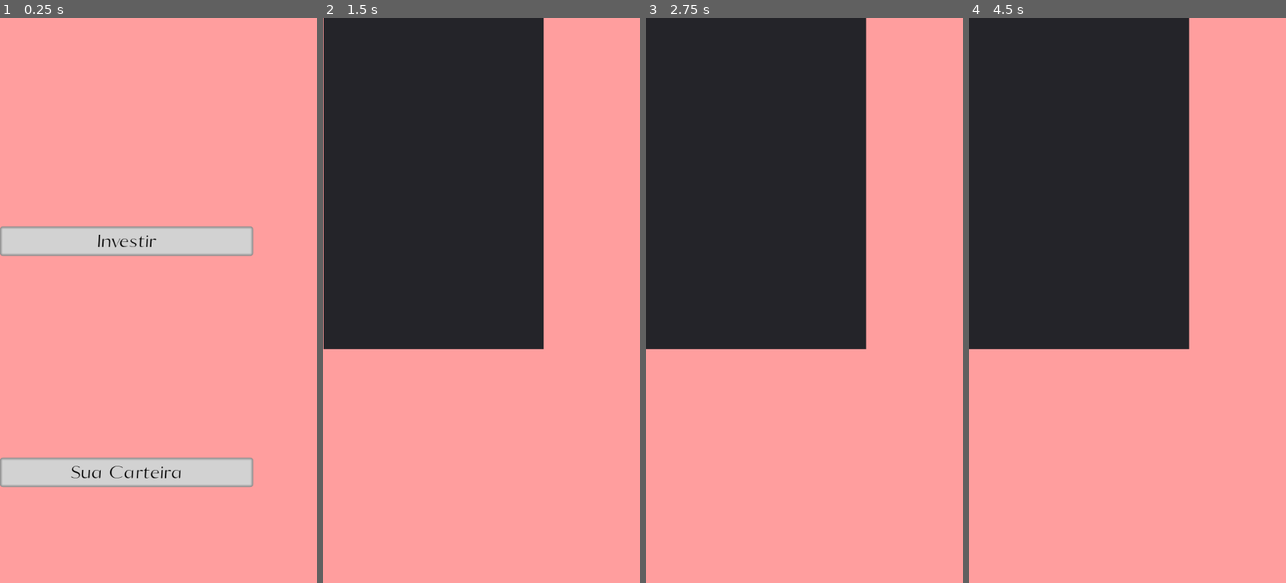
Above: before the commit, frames 1-4 (left to right).
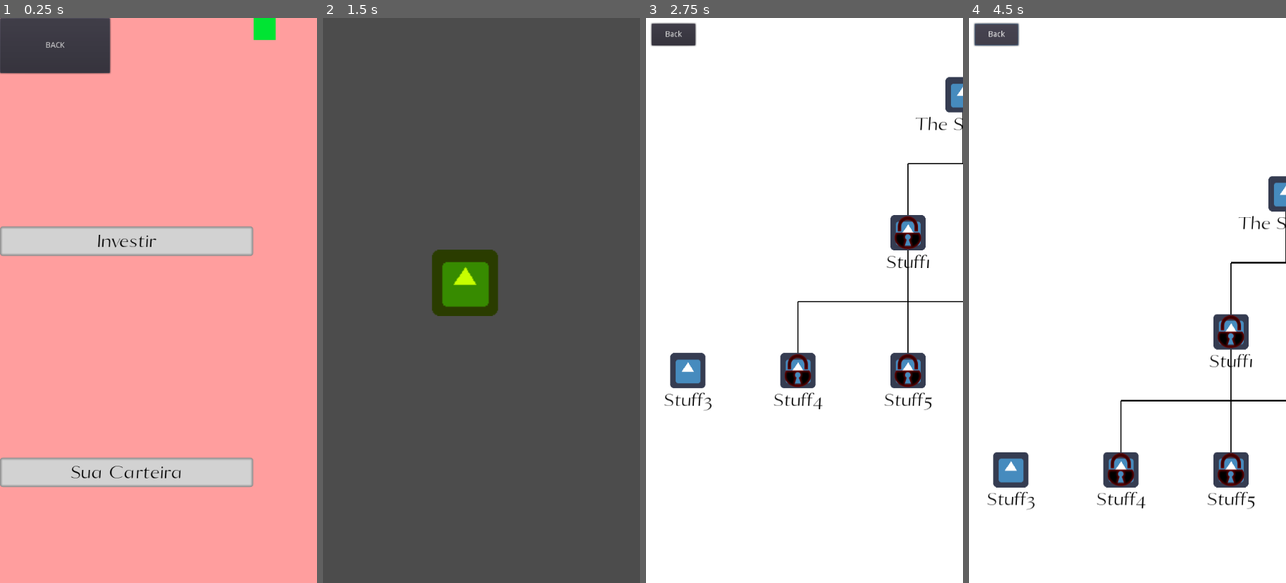
Above: after the commit, the same moments.

Repository: AndreMoukarzel/Grana-Preta
Game: Godot game, scene res://broker/Broker.tscn
The game is run twice, just before and just after one commit, with the same random seed, the same clock (stepped at 60 frames per second) and the same inputs. This scene is started directly instead of the project's main scene. The engine's default icon, where the game draws it, is replaced by a stand-in: a white triangle on a blue panel in a dark square.
Inputs (mouse positions are in pixels of both pictures, inside the frame that each line leads up to):
- Up to frame 1 (0.25 s): no input
- Up to frame 2 (1.5 s): click "Investir" at 0.5 s; click (376, 46) at 1.25 s, where only the run after the commit has a clickable "BACK"
- Up to frame 3 (2.75 s): click (788, 260) at 2.02 s
- Up to frame 4 (4.5 s): click (1010, 368) at 2.75 s, where only the run after the commit has a clickable "Stuff3"; tap Enter at 3.5 s; move the mouse to (1197, 272) at 3.52 s; click (1197, 272) at 3.67 s; click (997, 34) at 4.25 s, where only the run after the commit has a clickable "Back"

The runs differ from the first frame. In frame 1, 3.8% of the frame differs, in the area x 0-88%, y 0-10%; in frame 2, 100%; in frame 3, 100%; in frame 4, 100%, in the area x 0-100%, y 0-100%.

Commit message:
Refine adaptations to screen size

Diff:
--- a/SwipeHandler.gd
+++ b/SwipeHandler.gd
@@ -13,6 +13,13 @@
 	max_cam_pos.y = LocalCamera.limit_bottom - window_size_by_2.y
 	min_cam_pos = window_size_by_2
 
+
+func update_cam_minmax():
+	var window_size_by_2 = OS.get_real_window_size()/2
+	max_cam_pos.x = LocalCamera.limit_right - window_size_by_2.x
+	max_cam_pos.y = LocalCamera.limit_bottom - window_size_by_2.y
+	min_cam_pos.x = LocalCamera.limit_left + window_size_by_2.x
+	min_cam_pos.y = LocalCamera.limit_top + window_size_by_2.y
 
 func _input(event):
 	if event.is_pressed() and (event is InputEventScreenTouch or event is InputEventMouseButton):
--- a/broker/Broker.gd
+++ b/broker/Broker.gd
@@ -1,26 +1,34 @@
 extends Control
 
-const SCREEN_SIZE = Vector2(576, 1024)
 const TWN_TIME = 1
 
+onready var SCREEN_SIZE = OS.get_window_size()
 
 func _ready():
-	$Background/Panel.rect_size = SCREEN_SIZE
+	$Background/Panel.rect_size = OS.get_screen_size()
 	$Menu.rect_size = self.rect_size * 0.8
 	$Menu.rect_position.y = self.rect_size.y * 0.2
 	$Turtle.rect_position.x = self.rect_size.x * 0.8
+	$InvestmentMenu.rect_position.x = 1.5 * SCREEN_SIZE.x
+	$PortfolioMenu.rect_position.x = -1.5 * SCREEN_SIZE.x
 
 
 func tween_menus(middle_position):
 	$Tween.interpolate_property($Menu, "rect_position:x", null, middle_position, TWN_TIME, Tween.TRANS_CUBIC, Tween.EASE_IN_OUT)
-	$Tween.interpolate_property($InvestmentMenu, "rect_position:x", null, middle_position + SCREEN_SIZE.x, TWN_TIME, Tween.TRANS_CUBIC, Tween.EASE_IN_OUT)
-	$Tween.interpolate_property($PortfolioMenu, "rect_position:x", null, middle_position - SCREEN_SIZE.x, TWN_TIME, Tween.TRANS_CUBIC, Tween.EASE_IN_OUT)
+	$Tween.interpolate_property($InvestmentMenu, "rect_position:x", null, middle_position + 1.5 * SCREEN_SIZE.x, TWN_TIME, Tween.TRANS_CUBIC, Tween.EASE_IN_OUT)
+	$Tween.interpolate_property($PortfolioMenu, "rect_position:x", null, middle_position - 1.5 * SCREEN_SIZE.x, TWN_TIME, Tween.TRANS_CUBIC, Tween.EASE_IN_OUT)
 	$Tween.start()
 
 
 func _on_Investments_pressed():
-	tween_menus(-SCREEN_SIZE.x)
+	tween_menus(-1.5 * SCREEN_SIZE.x)
 
 
 func _on_Portfolio_pressed():
-	tween_menus(SCREEN_SIZE.x)
+	tween_menus(1.5 * SCREEN_SIZE.x)
+
+
+func _on_Button_pressed():
+	var e = get_tree().change_scene("res://City.tscn")
+	if e != 0:
+		print("City scene couldn't be loaded")
--- a/broker/Broker.tscn
+++ b/broker/Broker.tscn
@@ -1,12 +1,15 @@
-[gd_scene load_steps=7 format=2]
+[gd_scene load_steps=8 format=2]
 
 [ext_resource path="res://broker/Broker.gd" type="Script" id=1]
 [ext_resource path="res://school/Lessons/LessonFont.otf" type="DynamicFontData" id=2]
 
-[sub_resource type="StyleBoxFlat" id=4]
+[sub_resource type="StyleBoxFlat" id=1]
 bg_color = Color( 1, 0.623529, 0.623529, 1 )
 
-[sub_resource type="StyleBoxFlat" id=1]
+[sub_resource type="StyleBoxFlat" id=5]
+bg_color = Color( 0, 0.898039, 0.203922, 1 )
+
+[sub_resource type="StyleBoxFlat" id=2]
 bg_color = Color( 0.827451, 0.827451, 0.827451, 1 )
 border_width_left = 5
 border_width_top = 5
@@ -35,16 +38,28 @@
 "_edit_lock_": true
 }
 
+[node name="CanvasLayer" type="CanvasLayer" parent="."]
+
+[node name="Button" type="Button" parent="CanvasLayer"]
+margin_right = 200.0
+margin_bottom = 100.0
+text = "BACK"
+
 [node name="Background" type="ParallaxBackground" parent="."]
 
 [node name="Panel" type="Panel" parent="Background"]
 margin_right = 576.0
 margin_bottom = 1024.0
-custom_styles/panel = SubResource( 4 )
+custom_styles/panel = SubResource( 1 )
 
 [node name="Turtle" type="Control" parent="."]
 margin_right = 40.0
 margin_bottom = 40.0
+
+[node name="Panel" type="Panel" parent="Turtle"]
+margin_right = 40.0
+margin_bottom = 40.0
+custom_styles/panel = SubResource( 5 )
 
 [node name="Menu" type="VBoxContainer" parent="."]
 margin_right = 400.0
@@ -91,9 +106,10 @@
 [node name="Panel2" type="Panel" parent="PortfolioMenu"]
 margin_right = 400.0
 margin_bottom = 600.0
-custom_styles/panel = SubResource( 3 )
+custom_styles/panel = SubResource( 4 )
 
 [node name="Tween" type="Tween" parent="."]
 
+[connection signal="pressed" from="CanvasLayer/Button" to="." method="_on_Button_pressed"]
 [connection signal="pressed" from="Menu/Investments" to="." method="_on_Investments_pressed"]
 [connection signal="pressed" from="Menu/Portfolio" to="." method="_on_Portfolio_pressed"]
--- a/school/Lessons/Question.gd
+++ b/school/Lessons/Question.gd
@@ -15,6 +15,7 @@
 
 
 func _ready():
+	var Result = $CanvasLayer/Result
 	randomize()
 	rect_size = OS.get_window_size() - OFFSET
 	rect_position = OFFSET/2
@@ -22,7 +23,7 @@
 	text_font = DynamicFont.new()
 	text_font.font_data = load("res://school/Lessons/LessonFont.otf")
 	text_font.use_filter = true
-	$Result.rect_position = Vector2(OS.get_window_size().x/4, -OS.get_window_size().y/2)
+	Result.rect_position = Vector2((rect_size.x - Result.rect_size.x * cos(Result.rect_rotation))/2, -OS.get_window_size().y/2)
 
 
 # Must be setup after being added to tree, or label height will be gotten incorrectly
@@ -150,7 +151,7 @@
 func display_results():
 	var School = get_tree().get_root().get_node("School")
 	var wrong_answers = 0
-	var Twn = $Result/Tween
+	var Twn = $CanvasLayer/Result/Tween
 
 	for i in range(selected_answers.size()):
 		if selected_answers[i] == -1:
@@ -159,11 +160,11 @@
 			wrong_answers += 1
 
 	if wrong_answers == 0:
-		$Result.text = "PASSED"
-		$Result.set("custom_colors/font_color",Color(.03, .26, .03))
-		move_child($Result, get_child_count() - 1)
-		Twn.interpolate_property($Result, "rect_position:y", null,  OS.get_window_size().y/2, 1, Tween.TRANS_ELASTIC, Tween.EASE_IN_OUT)
-		Twn.interpolate_property($Result, "rect_scale", Vector2(0.1, 0.1), Vector2(1.5, 1.5), 1, Tween.TRANS_ELASTIC, Tween.EASE_IN_OUT)
+		$CanvasLayer/Result.text = "PASSED"
+		$CanvasLayer/Result.set("custom_colors/font_color",Color(.03, .26, .03))
+		move_child($CanvasLayer/Result, get_child_count() - 1)
+		Twn.interpolate_property($CanvasLayer/Result, "rect_position:y", null,  OS.get_window_size().y/2, 1, Tween.TRANS_ELASTIC, Tween.EASE_IN_OUT)
+		Twn.interpolate_property($CanvasLayer/Result, "rect_scale", Vector2(0.1, 0.1), Vector2(1.5, 1.5), 1, Tween.TRANS_ELASTIC, Tween.EASE_IN_OUT)
 		Twn.start()
 		yield(Twn, "tween_completed")
 
@@ -172,11 +173,10 @@
 		else:
 			School._on_Back_pressed()
 	else:
-		$Result.text = "FAILED"
-		$Result.set("custom_colors/font_color",Color(.5, .08, .08))
-		move_child($Result, get_child_count() - 1)
-		Twn.interpolate_property($Result, "rect_position:y", null,  OS.get_window_size().y/2, 1, Tween.TRANS_ELASTIC, Tween.EASE_IN_OUT)
-		Twn.interpolate_property($Result, "rect_scale", Vector2(0.1, 0.1), Vector2(1.5, 1.5), 1, Tween.TRANS_ELASTIC, Tween.EASE_IN_OUT)
+		$CanvasLayer/Result.text = "FAILED"
+		$CanvasLayer/Result.set("custom_colors/font_color",Color(.5, .08, .08))
+		Twn.interpolate_property($CanvasLayer/Result, "rect_position:y", null,  OS.get_window_size().y/2, 1, Tween.TRANS_ELASTIC, Tween.EASE_IN_OUT)
+		Twn.interpolate_property($CanvasLayer/Result, "rect_scale", Vector2(0.1, 0.1), Vector2(1.5, 1.5), 1, Tween.TRANS_ELASTIC, Tween.EASE_IN_OUT)
 		Twn.start()
 		yield(Twn, "tween_completed")
 
--- a/school/Lessons/Question.tscn
+++ b/school/Lessons/Question.tscn
@@ -77,11 +77,12 @@
 align = 1
 valign = 1
 
-[node name="Result" type="Label" parent="." index="4"]
-margin_left = 272.573
-margin_top = -165.081
-margin_right = 571.573
-margin_bottom = -58.081
+[node name="CanvasLayer" type="CanvasLayer" parent="." index="4"]
+
+[node name="Result" type="Label" parent="CanvasLayer" index="0"]
+margin_top = -200.0
+margin_right = 299.0
+margin_bottom = -93.0
 rect_rotation = -30.0
 custom_fonts/font = SubResource( 3 )
 custom_colors/font_color = Color( 0, 0, 0, 1 )
@@ -91,7 +92,7 @@
 align = 1
 valign = 1
 
-[node name="Tween" type="Tween" parent="Result" index="0"]
+[node name="Tween" type="Tween" parent="CanvasLayer/Result" index="0"]
 
 [connection signal="pressed" from="Next" to="." method="_on_Next_pressed"]
 [connection signal="pressed" from="Back" to="." method="_on_Back_pressed"]
--- a/school/Lessons/TouchZoomCamera.gd
+++ b/school/Lessons/TouchZoomCamera.gd
@@ -43,16 +43,16 @@
 	return p
 
 func _unhandled_input(event):
-	if event == InputEventScreenTouch and event.is_pressed():
+	if event is InputEventScreenTouch and event.is_pressed():
 		events[event.index]=event
 
 		if is_zooming():
 			current_zoom = get_zoom()
 			first_distance = dist()
 			center = get_center()
-	elif event == InputEventScreenTouch and not event.is_pressed():
+	elif event is InputEventScreenTouch and not event.is_pressed():
 		events.erase(event.index)
-	elif event == InputEventScreenDrag:
+	elif event is InputEventScreenDrag:
 		events[event.index] = event
 
 		if events.size() > 1:
--- a/school/School.gd
+++ b/school/School.gd
@@ -10,7 +10,8 @@
 
 
 func _ready():
-	$Background/Panel.rect_size = OS.get_screen_size()
+	$Background/ParallaxLayer/Panel.rect_size = OS.get_window_size()
+	$Background/ParallaxLayer.motion_mirroring = OS.get_window_size()
 	add_theme_tree()
 
 
--- a/school/School.tscn
+++ b/school/School.tscn
@@ -12,7 +12,10 @@
 
 [node name="Background" type="ParallaxBackground" parent="."]
 
-[node name="Panel" type="Panel" parent="Background"]
+[node name="ParallaxLayer" type="ParallaxLayer" parent="Background"]
+motion_mirroring = Vector2( 576, 1024 )
+
+[node name="Panel" type="Panel" parent="Background/ParallaxLayer"]
 margin_right = 40.0
 margin_bottom = 40.0
 custom_styles/panel = SubResource( 1 )
--- a/school/SchoolDB.gd
+++ b/school/SchoolDB.gd
@@ -38,6 +38,34 @@
 	},
 	{
 		NAME : "Stuff4",
+		ICON : null,
+		INFO : [],
+		DEPEN : ["Stuff1", "Stuff2"],
+		HEIGHT : 2
+	},
+	{
+		NAME : "Stuff5",
+		ICON : null,
+		INFO : [],
+		DEPEN : ["Stuff1", "Stuff2"],
+		HEIGHT : 2
+	},
+	{
+		NAME : "Stuff6",
+		ICON : null,
+		INFO : [],
+		DEPEN : ["Stuff1", "Stuff2"],
+		HEIGHT : 2
+	},
+	{
+		NAME : "Stuff7",
+		ICON : null,
+		INFO : [],
+		DEPEN : ["Stuff1", "Stuff2"],
+		HEIGHT : 2
+	},
+	{
+		NAME : "Stuff8",
 		ICON : null,
 		INFO : [],
 		DEPEN : ["Stuff1", "Stuff2"],
--- a/school/Themes/Theme.gd
+++ b/school/Themes/Theme.gd
@@ -14,11 +14,11 @@
 
 	$Label.text = name
 	yield(get_tree(),"idle_frame") # needs to wait for Label's rect_size to update
-	$Label.rect_position = Vector2((texture_normal.get_size().x - $Label.rect_size.x)/2, texture_normal.get_size().y)
+	$Label.rect_position = Vector2((self.rect_size.x - $Label.rect_size.x)/2, self.rect_size.y)
 
 
 func lock():
-	$Lock.set_position(texture_normal.get_size()/2)
+	$Lock.set_position(self.rect_size/2)
 	$Lock.show()
 	disabled = true
 
--- a/school/Themes/Theme.tscn
+++ b/school/Themes/Theme.tscn
@@ -11,9 +11,11 @@
 font_data = ExtResource( 4 )
 
 [node name="Theme" type="TextureButton"]
-margin_right = 40.0
-margin_bottom = 40.0
+margin_right = 200.0
+margin_bottom = 64.0
 texture_normal = ExtResource( 1 )
+expand = true
+stretch_mode = 3
 script = ExtResource( 2 )
 
 [node name="Lock" type="Sprite" parent="."]
--- a/school/Themes/ThemeTree.gd
+++ b/school/Themes/ThemeTree.gd
@@ -2,13 +2,11 @@
 
 const SCHOOL_DB = preload("res://school/SchoolDB.gd")
 const THEME_SCN = preload("res://school/Themes/Theme.tscn")
-const INITIAL_Y = 50
-const DIST_Y = 150
-const DIST_X = 100
+const INITIAL_Y = 90
+const DIST_Y = 250
+const DIST_X = 200 # Must be Theme's rect_size
 const LINE_C = Color(0, 0, 0)
 const LINE_W = 2.5
-
-onready var total_size = OS.get_window_size().x - 100
 
 var tree_height = [[]]
 
@@ -46,10 +44,11 @@
 
 func position_themes():
 	for height in tree_height:
-		var size = max(DIST_X, total_size/(height.size() + 1))
-		var i = 1
+		var size = DIST_X * height.size()
+		var init_pos = -size/2 + OS.get_window_size().x/2
+		var i = 0
 		for theme in height:
-			get_node(theme).rect_position.x = size * i
+			get_node(theme).rect_position.x = init_pos + i * DIST_X
 			i += 1
 
 
@@ -73,17 +72,23 @@
 
 func set_camera_limits():
 	var Cam = $SwipeHandler/SwipingCamera
-	var max_y = tree_height.size() * DIST_Y + 2 * INITIAL_Y
+	var max_y = 0
 	var max_x = 0
+	var min_x = 0
 
 	for height in tree_height:
-		max_x = max(max_x, height.size())
-	max_x = max_x * DIST_X
+		for theme in height:
+			var pos = get_node(theme).rect_position
+			max_y = max(max_y, pos.y)
+			max_x = max(max_x, pos.x)
+			min_x = min(min_x, pos.x)
 
-	max_x = max(max_x, OS.get_window_size().x)
-	max_y = max(max_y, OS.get_window_size().y)
+	max_x = max(max_x + DIST_X, OS.get_window_size().x)
+	max_y = max(max_y + DIST_Y, OS.get_window_size().y)
 	Cam.limit_bottom = max_y
 	Cam.limit_right = max_x
+	Cam.limit_left = min_x
+	$SwipeHandler.update_cam_minmax()
 
 
 func draw_lines():
@@ -93,11 +98,11 @@
 		var theme_name = db.get_theme_name(id)
 		var dependencies = db.get_theme_dependencies(id)
 		var theme1 = get_node(theme_name)
-		var pos1 = theme1.rect_position + theme1.texture_normal.get_size()/2
+		var pos1 = theme1.rect_position + theme1.rect_size/2
 
 		for dependency in dependencies:
 			var theme2 = get_node(dependency)
-			var pos2 = theme2.rect_position + theme2.texture_normal.get_size()/2
+			var pos2 = theme2.rect_position + theme2.rect_size/2
 			var avg_y = (pos1.y + pos2.y)/2
 
 			draw_line(pos1, Vector2(pos1.x, avg_y), LINE_C, LINE_W)
Not shown: 3 places in broker/Broker.tscn that only renumber resources
